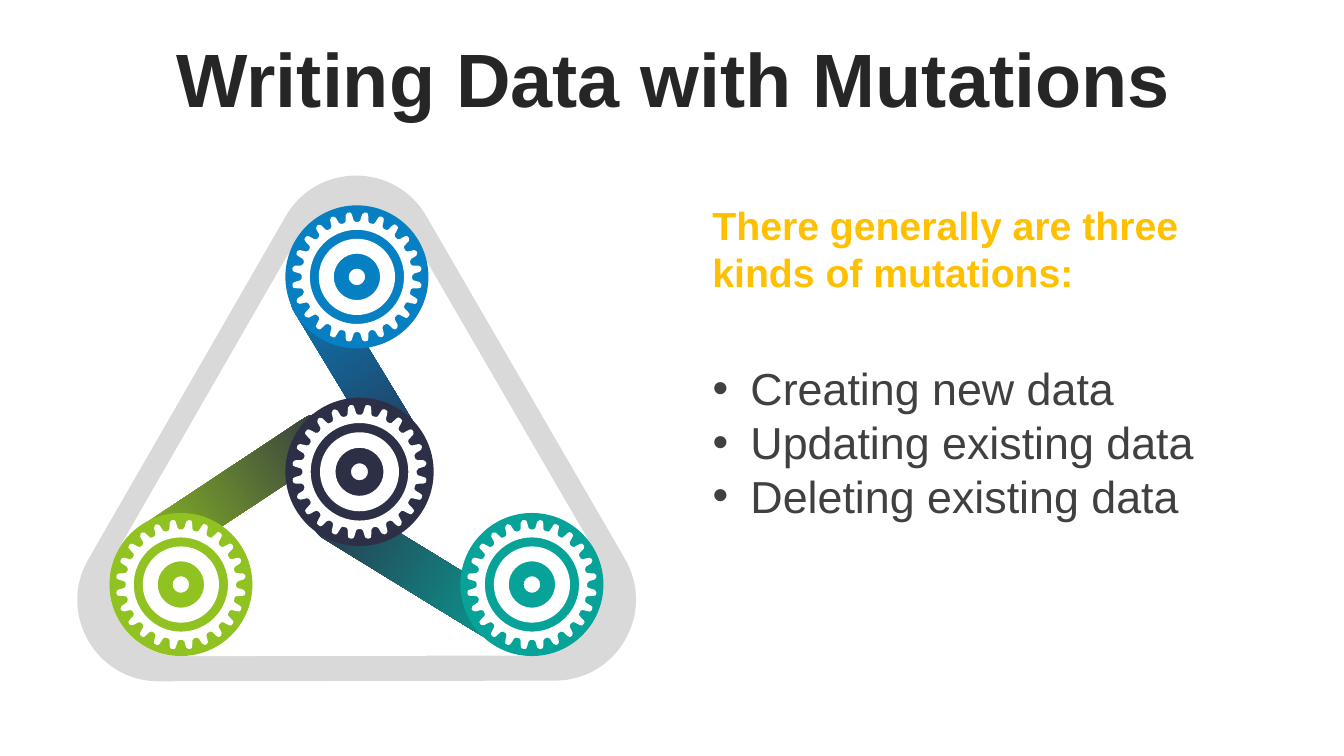
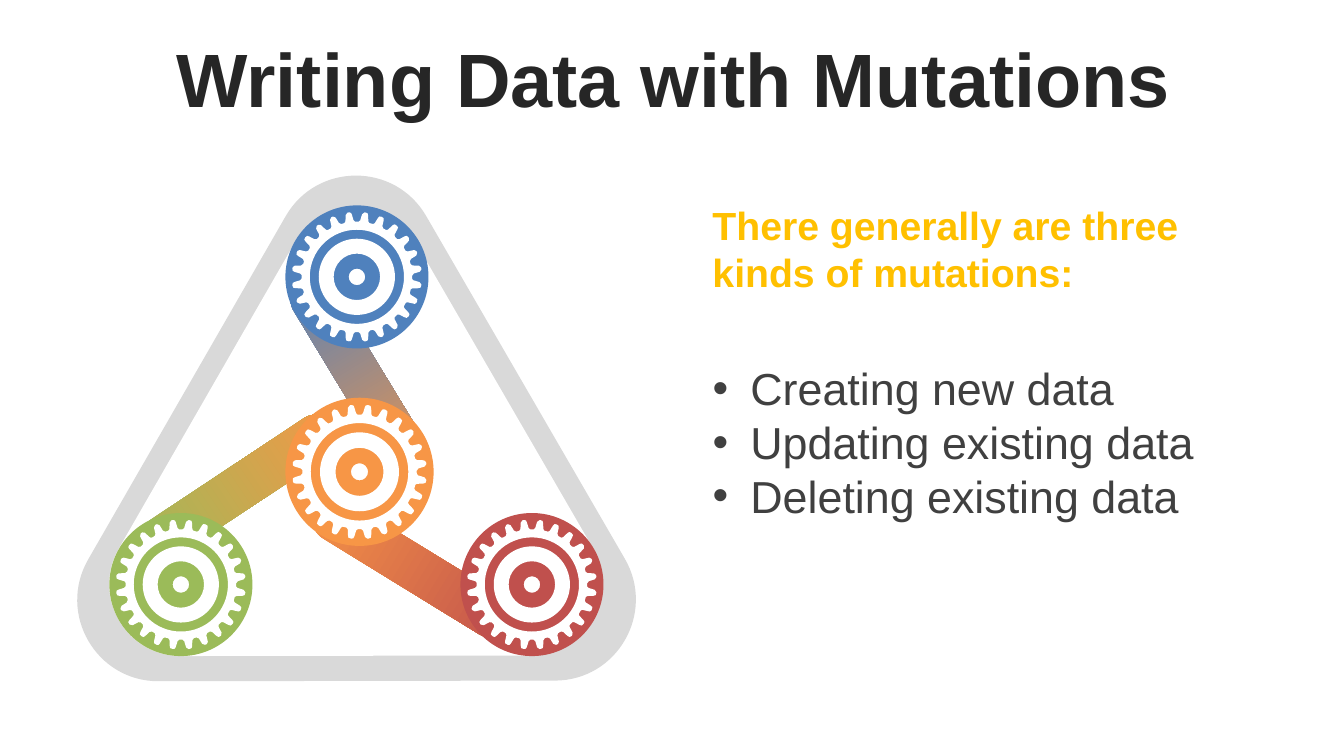
Before and after one commit to thanhlongvl/sportdemo, a slide deck: slide 18 of thuyettrinhgfinal_1.pptx. Drawn at 1344x756 pixels with LibreOffice and Linux fonts; fonts in the diff are those of the drawing. Boxes give left, top, right and bottom in pixels: in the first picture for what was removed or moved away, otherwise in the second. Text is boxed around its words. In the diff, an @@ line names an element or a change of style, - is before the commit and + after.

```diff
--- a/thuyettrinhgfinal_1.pptx
+++ b/thuyettrinhgfinal_1.pptx
@@ freeform shape at (x1=285, y1=206, x2=429, y2=349): fill #0680C3 to #4F81BD @@
@@ rounded rectangle at (x1=283, y1=269, x2=439, y2=488): fill gradient #0680C3 to #2C2F45 to gradient #4F81BD to #F79646 @@
@@ rounded rectangle at (x1=132, y1=406, x2=348, y2=569): fill gradient #90C221 to #2C2F45 to gradient #9BBB59 to #F79646 @@
@@ freeform shape at (x1=285, y1=398, x2=434, y2=546): fill #2C2F45 to #F79646 @@
@@ rounded rectangle at (x1=304, y1=489, x2=523, y2=647): fill gradient #2C2F45 to #07A398 to gradient #F79646 to #C0504D @@
@@ freeform shape at (x1=110, y1=513, x2=253, y2=656): fill #90C221 to #9BBB59; outline redrawn @@
@@ freeform shape at (x1=461, y1=513, x2=604, y2=656): fill #07A398 to #C0504D @@
@@ outline redrawn in 5 elements at (x1=108, y1=205, x2=609, y2=664), (x1=292, y1=405, x2=426, y2=539), (x1=292, y1=213, x2=421, y2=342), (x1=116, y1=520, x2=245, y2=649), (x1=468, y1=520, x2=597, y2=649) @@
```
Also in this commit, not shown: 24 other slides changed, 1 slide added, 2 other files.
